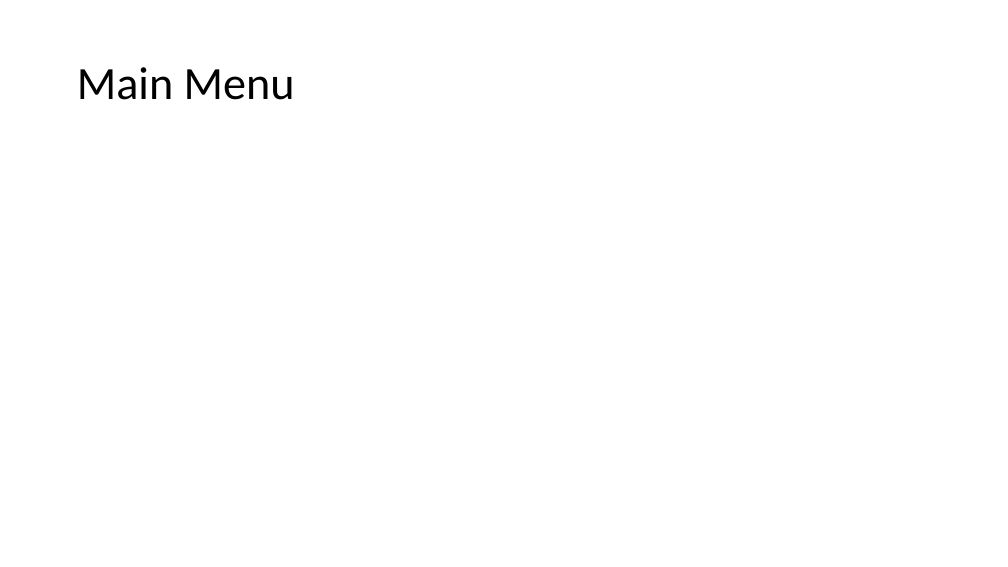
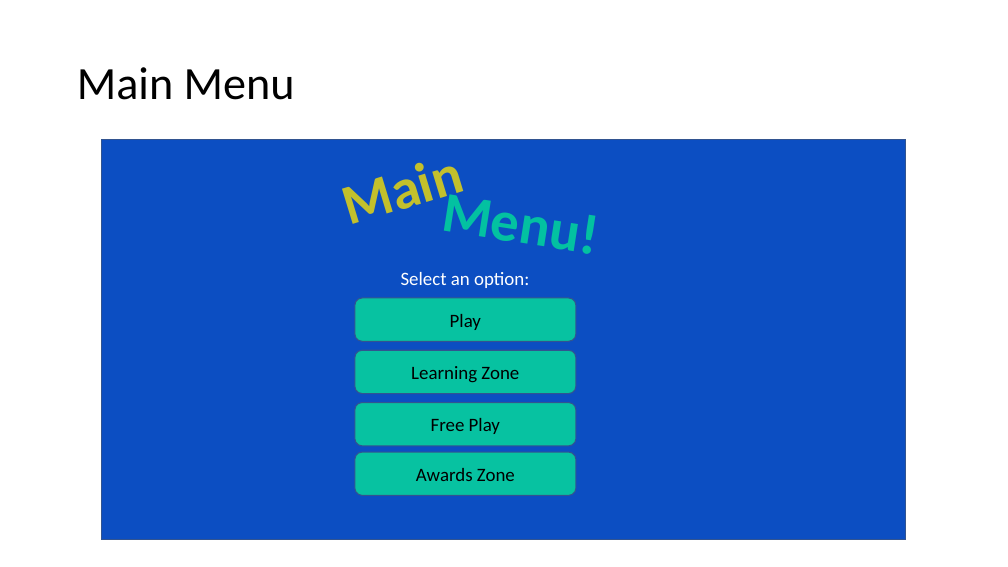
Before and after one commit to codingWithAndy/Thesis_Project, a slide deck: slide 4 of Additional Content/App Storyboard.pptx. Drawn at 1008x567 pixels with LibreOffice and Linux fonts; fonts in the diff are those of the drawing. Boxes give left, top, right and bottom in pixels: in the first picture for what was removed or moved away, otherwise in the second. Text is boxed around its words. In the diff, an @@ line names an element or a change of style, - is before the commit and + after.

```diff
--- a/Additional Content/App Storyboard.pptx
+++ b/Additional Content/App Storyboard.pptx
@@ rectangle added at (102,140,907,540), fill #0C4EC2, outline #325491 1 pt @@
@@ rounded rectangle added at (355,298,575,341), fill #07C2A1, outline #325491 1 pt, 18 pt, text #000000 @@
+Play
@@ text added at (401,272,529,288), 18 pt, text #FFFFFF @@
+Select an option:
@@ rounded rectangle added at (355,350,575,393), fill #07C2A1, outline #325491 1 pt, 18 pt, text #000000 @@
+Learning Zone
@@ rounded rectangle added at (355,402,575,445), fill #07C2A1, outline #325491 1 pt, 18 pt, text #000000 @@
+Free Play
@@ rounded rectangle added at (355,452,575,495), fill #07C2A1, outline #325491 1 pt, 18 pt, text #000000 @@
+Awards Zone
```
Also in this commit, not shown: 7 other slides changed, 1 slide added, 1 slide removed, 5 other files.
